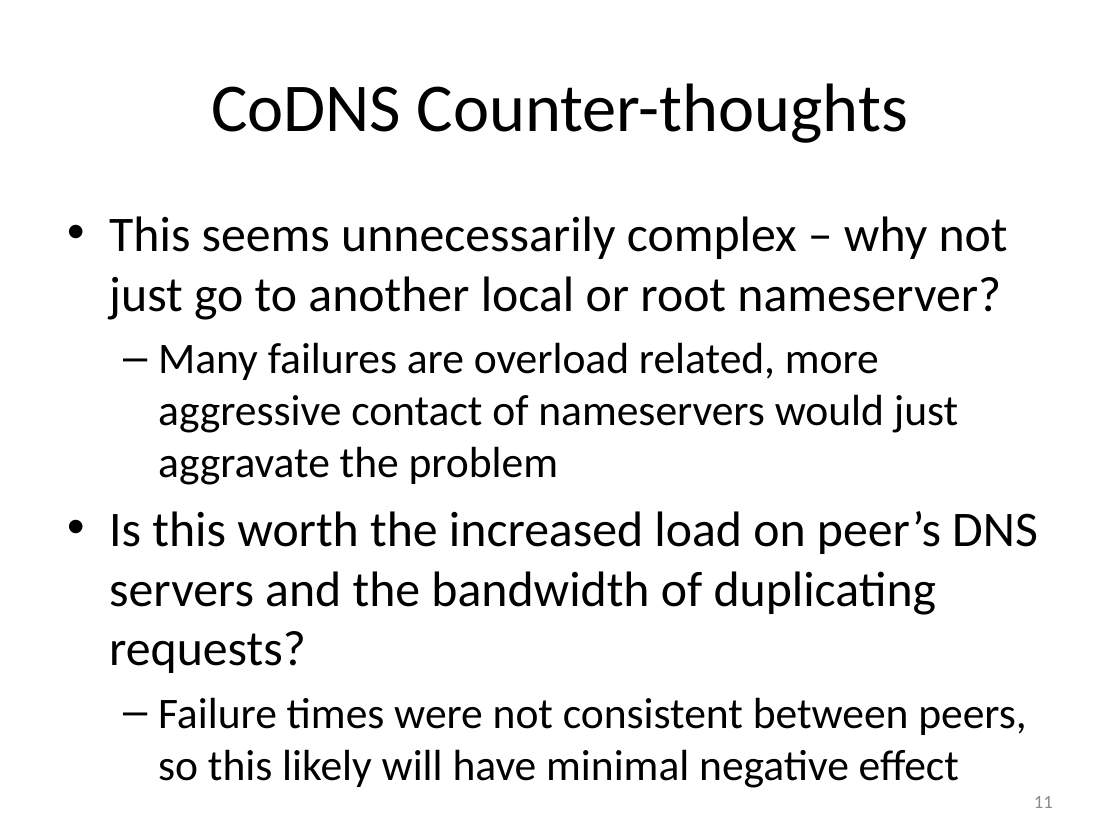
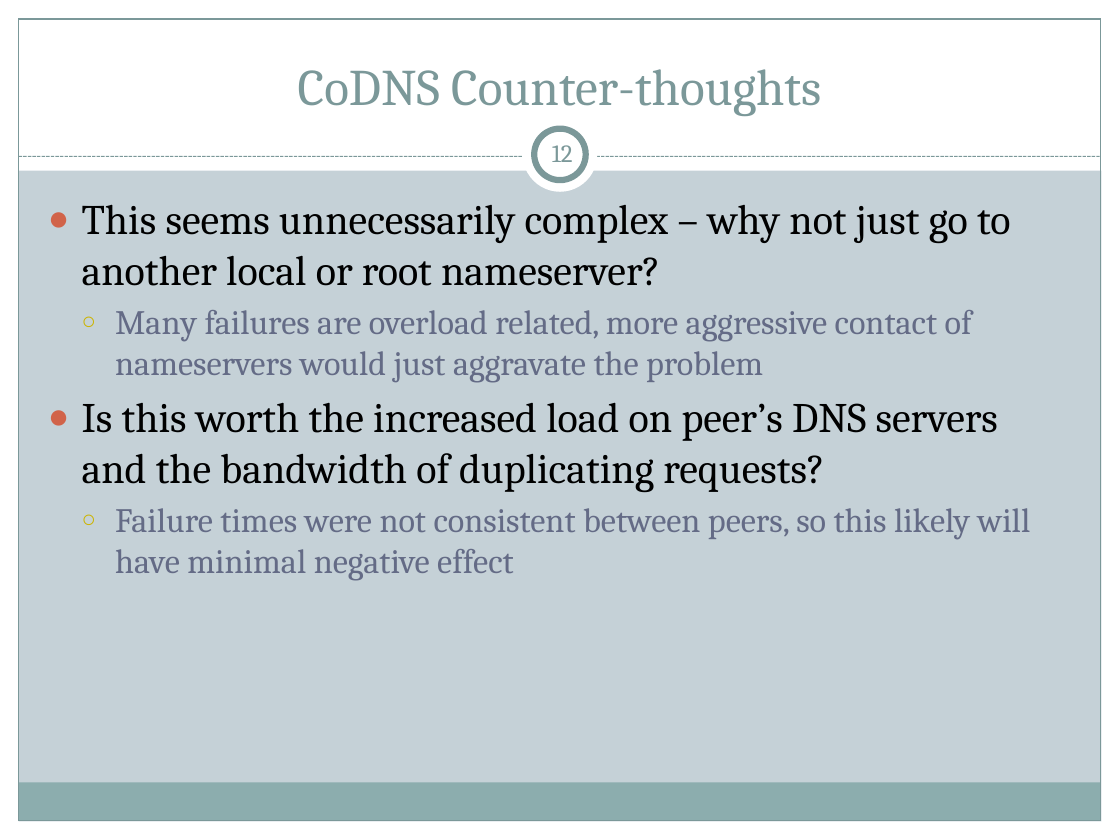
Before and after one commit to cs525-koala/documents, a slide deck: slide 12 of p2p/P2P Apps.pptx (slide 11 before the commit). Drawn at 1120x840 pixels with LibreOffice and Linux fonts; fonts in the diff are those of the drawing. Boxes give left, top, right and bottom in pixels: in the first picture for what was removed or moved away, otherwise in the second. Text is boxed around its words. In the diff, an @@ line names an element or a change of style, - is before the commit and + after.

Commit message:
presentation: changed theme, going through codns slides first

```diff
--- a/p2p/P2P Apps.pptx
+++ b/p2p/P2P Apps.pptx
@@ background #FFFFFF to #C5D1D7 @@
@@ rectangle added at (0,0,1120,170), fill #FFFFFF @@
@@ rectangle added at (0,0,19,840), fill #FFFFFF @@
@@ rectangle added at (19,19,1101,821), outline #7C999A 0.75 pt @@
@@ title "CoDNS Counter-thoughts": place and size @@
-title "CoDNS Counter-thoughts" at (211,83,908,143)
+title "CoDNS Counter-thoughts" at (298,69,821,116)
@@ title "CoDNS Counter-thoughts" at (298,69,821,116): size 44 to 33 pt, font Calibri to Cambria, text colour #000000 to #7C999A; vertical alignment middle to bottom @@
@@ rectangle added at (1101,0,1120,840), fill #FFFFFF @@
@@ ellipse added at (523,118,598,193), fill #FFFFFF @@
@@ ellipse added at (534,129,586,180), fill #FFFFFF, outline #7C999A 4 pt @@
@@ page number added at (552,145,573,162), 16 pt, text #7C999A @@
+12
@@ line added from (19, 157) to (1101, 157), #7C999A 0.75 pt dashed @@
@@ text "This seems unnecessarily complex – ...": place and size @@
-text "This seems unnecessarily complex – ..." at (109,216,1038,788)
+text "This seems unnecessarily complex – ..." at (82,204,1031,581)
@@ text "This seems unnecessarily complex – ..." at (82,204,1031,581): size 32 to 27 pt in "This seems unnecessarily complex – why not ...", "Is this worth the increased load on ..."; font Calibri to Cambria; size 28 to 22 pt, text colour #000000 to #646B86 in "Many failures are overload related, more aggressive ...", "Failure times were not consistent between peers, ..."; bullet • to ●; less space between paragraphs; bullet – to ○ @@
@@ rectangle added at (18,783,1100,821), fill #8CADAE @@
@@ page number removed at (1034,796,1053,808) @@
-11
@@ rectangle added at (0,821,1120,840), fill #FFFFFF @@
```
Also in this commit, not shown: 17 other slides changed, 1 slide added.
